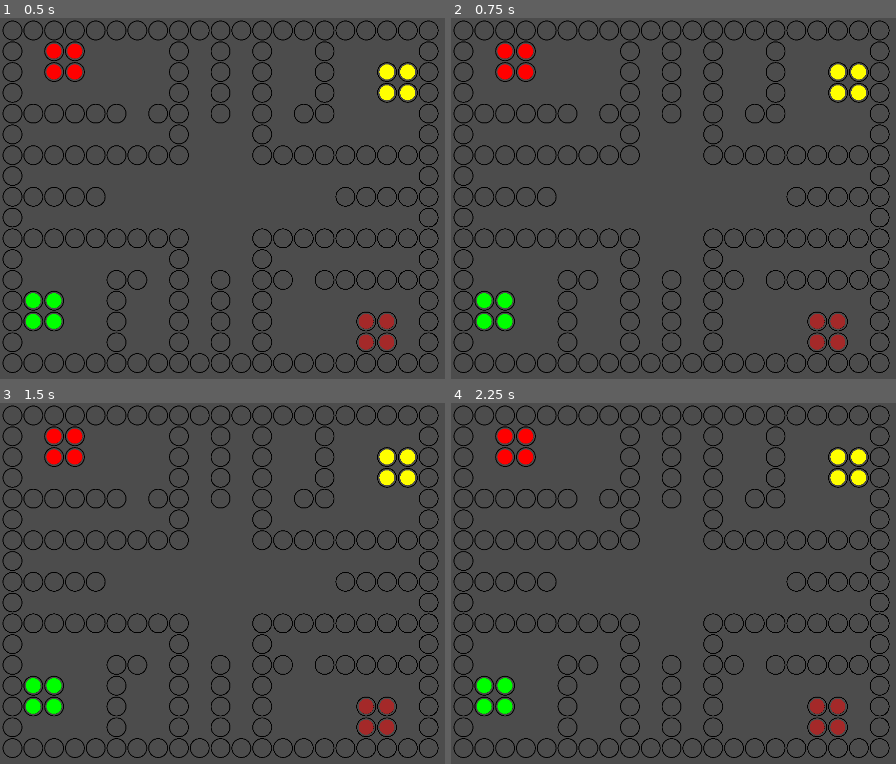
Above: before the commit, frames 1-4 (two rows, left to right).
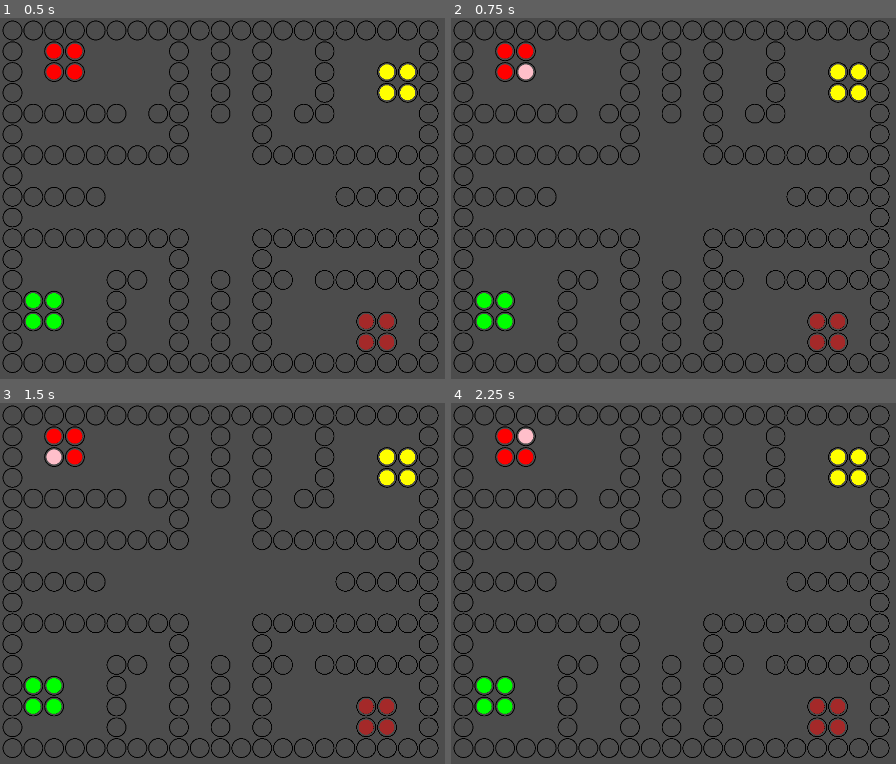
Above: after the commit, the same moments.

Repository: AngryTea/BoomBoomSorry
Game: Godot game, scene res://Main.tscn
Two runs of this game, one before a commit and one after it. Both use one fixed random seed, a clock stepped at 60 frames per second and the inputs below.
Inputs:
- Up to frame 1 (0.5 s): no input
- Up to frame 2 (0.75 s): tap Enter at 0.5 s; hold D (P1_right) from 0.53 s (still down)
- Up to frame 3 (1.5 s): tap Space at 1.25 s; release D (P1_right) at 1.28 s
- Up to frame 4 (2.25 s): tap Enter at 2 s; hold D (P1_right) from 2.03 s (still down)

Frame 1 is identical in both runs. In frame 2, 0.1% of the frame differs, in the area x 15-19%, y 12-18%; in frame 3, 0.1%; in frame 4, 0.1%.

Commit message:
Select figur for player

Diff:
--- a/Main.gd
+++ b/Main.gd
@@ -2,6 +2,9 @@
 
 const WorldLoader = preload("res://WorldLoader.gd")
 const Player = preload("res://Player.tscn")
+
+var playerDict = { PlayerInfo.PLAYER1: [], PlayerInfo.PLAYER2: [], PlayerInfo.PLAYER3: [], PlayerInfo.PLAYER4: [] }
+var selectedPlayerIndex = -1
 
 func _ready():
 
@@ -14,4 +17,17 @@
 	for base in get_node("Bases").get_children():
 		var player = Player.instance()
 		player.constructor(base.playerNumber)
-		base.add_child(player)
+
+		player.position = base.global_position
+
+		get_node("Players").add_child(player)
+		playerDict[player.player].append( player)
+
+func _input(event):
+	if Input.is_action_pressed("P1_right"):
+		#reset player colors
+		for i in playerDict[PlayerInfo.PLAYER1]:
+			i.defaultColor()
+
+		selectedPlayerIndex = (selectedPlayerIndex +1) % 4
+		playerDict[PlayerInfo.PLAYER1][selectedPlayerIndex].highlightToTarget()
--- a/Main.tscn
+++ b/Main.tscn
@@ -10,3 +10,5 @@
 [node name="Houses" type="Node2D" parent="."]
 
 [node name="Bases" type="Node2D" parent="."]
+
+[node name="Players" type="Node2D" parent="."]
--- a/Player.gd
+++ b/Player.gd
@@ -1,9 +1,20 @@
 extends Node2D
 
 var player = 0
+
 
 func constructor(playerNumber: int):
 	player = playerNumber
 
 	#modulate color based on player number
-	get_node("Icon").modulate = PlayerInfo.COLOR[playerNumber]
+	defaultColor()
+
+#func _process(delta):
+#	if CurrentTurnState.currentState == CurrentTurnState.SELECT_FIGURE and CurrentTurnState.currentPlayer == player:
+#		get_node("Icon").modulate = Color.gold
+
+func highlightToTarget():
+	get_node("Icon").modulate = Color.pink
+
+func defaultColor():
+	get_node("Icon").modulate = PlayerInfo.COLOR[player]
--- a/WorldLoader.gd
+++ b/WorldLoader.gd
@@ -22,7 +22,6 @@
 func generateWorldBasedOnLoadedData(fields: Node2D, houses: Node2D, bases: Node2D):
 	for field in data:
 		var f
-
 		if field.type == "house":
 			f = PlayerField.instance()
 			f.constructor(field)
--- a/project.godot
+++ b/project.godot
@@ -22,6 +22,7 @@
 [autoload]
 
 PlayerInfo="*res://PlayerInfo.gd"
+CurrentTurnState="*res://CurrentTurnState.gd"
 
 [display]
 
